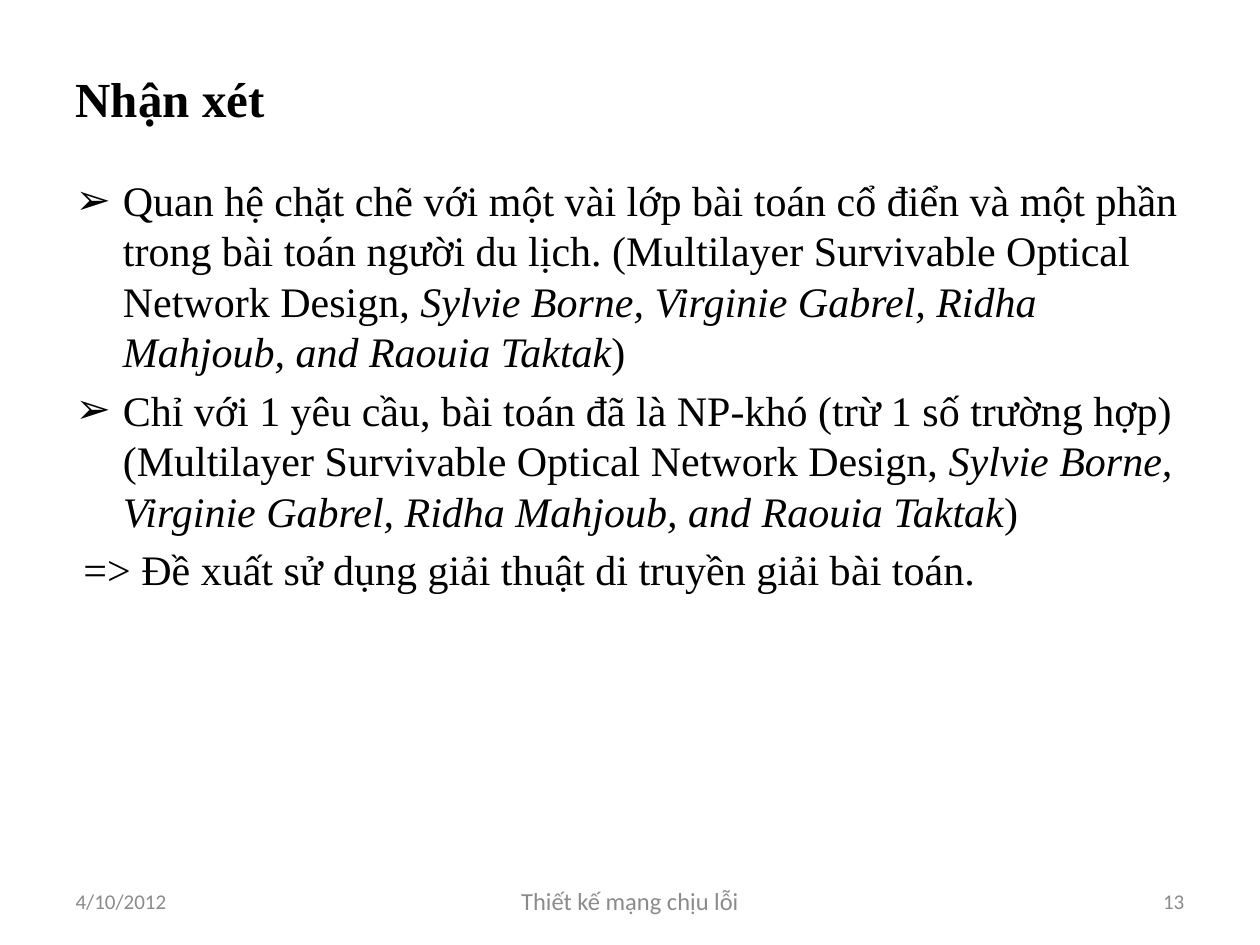
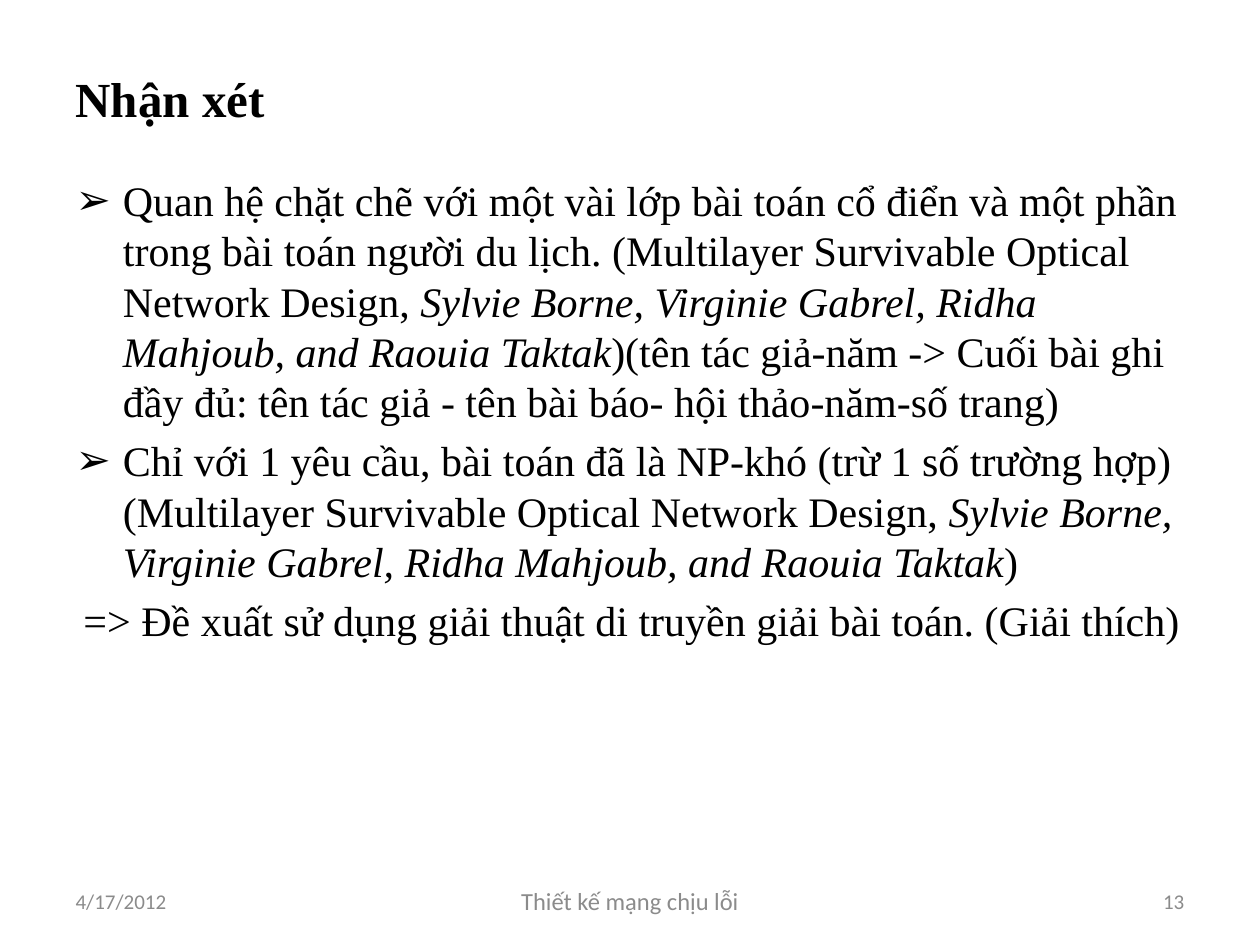
Before and after one commit to luongnv89/GAMSOND, a slide deck: slide 13 of Presents/Luongnv.Intro6.0.pptx. Drawn at 1260x945 pixels with LibreOffice and Linux fonts; fonts in the diff are those of the drawing. Boxes give left, top, right and bottom in pixels: in the first picture for what was removed or moved away, otherwise in the second. Text is boxed around its words. In the diff, an @@ line names an element or a change of style, - is before the commit and + after.

```diff
--- a/Presents/Luongnv.Intro6.0.pptx
+++ b/Presents/Luongnv.Intro6.0.pptx
@@ text at (123,185,1177,426): text changed @@
-➢ Quan hệ chặt chẽ với một vài lớp bài toán cổ điển và một phần trong bài toán người du lịch. (Multilayer Survivable Optical Network Design, Sylvie Borne, Virginie Gabrel, Ridha Mahjoub, and Raouia Taktak)
+➢ Quan hệ chặt chẽ với một vài lớp bài toán cổ điển và một phần trong bài toán người du lịch. (Multilayer Survivable Optical Network Design, Sylvie Borne, Virginie Gabrel, Ridha Mahjoub, and Raouia Taktak)(tên tác giả-năm -> Cuối bài ghi đầy đủ: tên tác giả - tên bài báo- hội thảo-năm-số trang)
@@ text at (141,605,1179,645): text changed @@
-=> Đề xuất sử dụng giải thuật di truyền giải bài toán.
+=> Đề xuất sử dụng giải thuật di truyền giải bài toán. (Giải thích)
@@ text at (76,894,167,910): text changed @@
-4/10/2012
+4/17/2012
```
Also in this commit, not shown: 27 other slides changed, 1 slide added, 1 other file.
